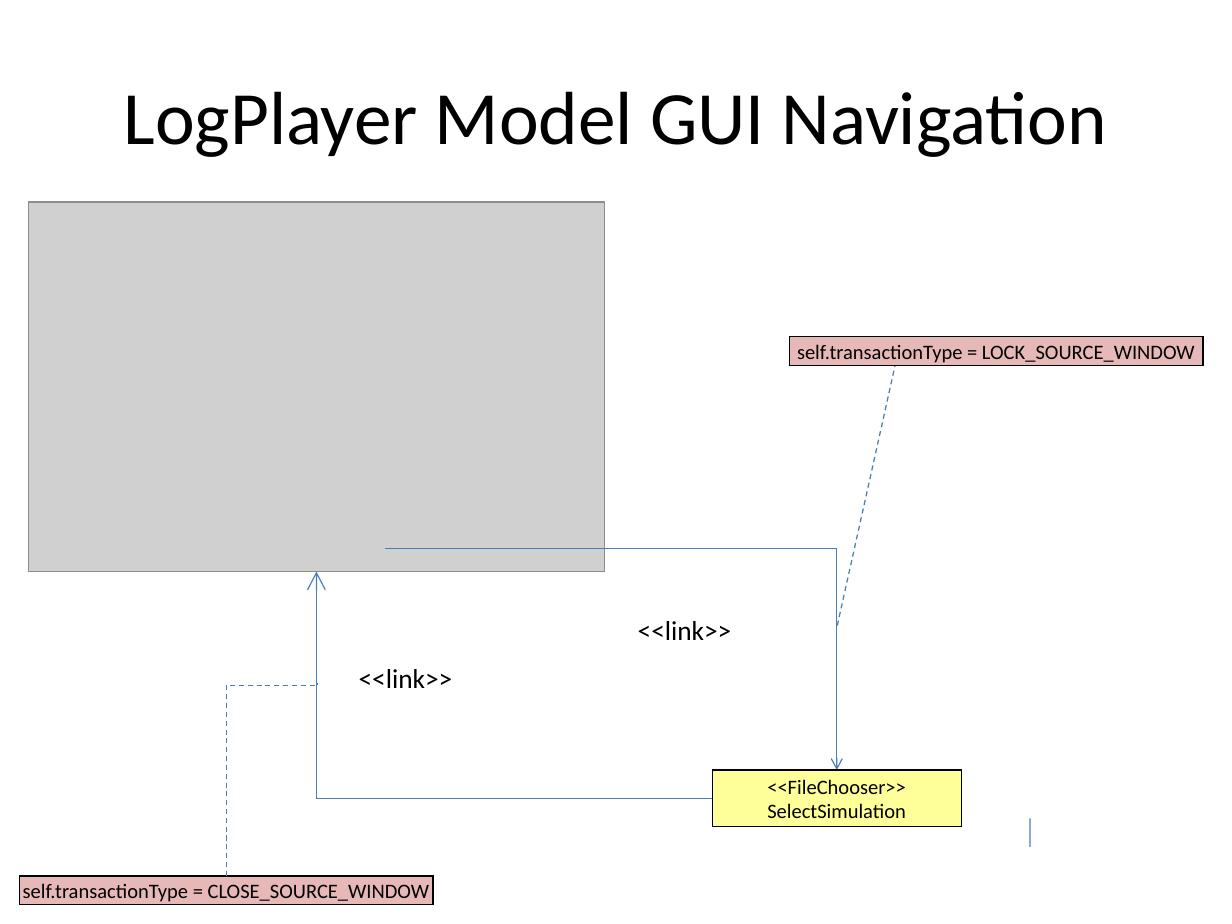
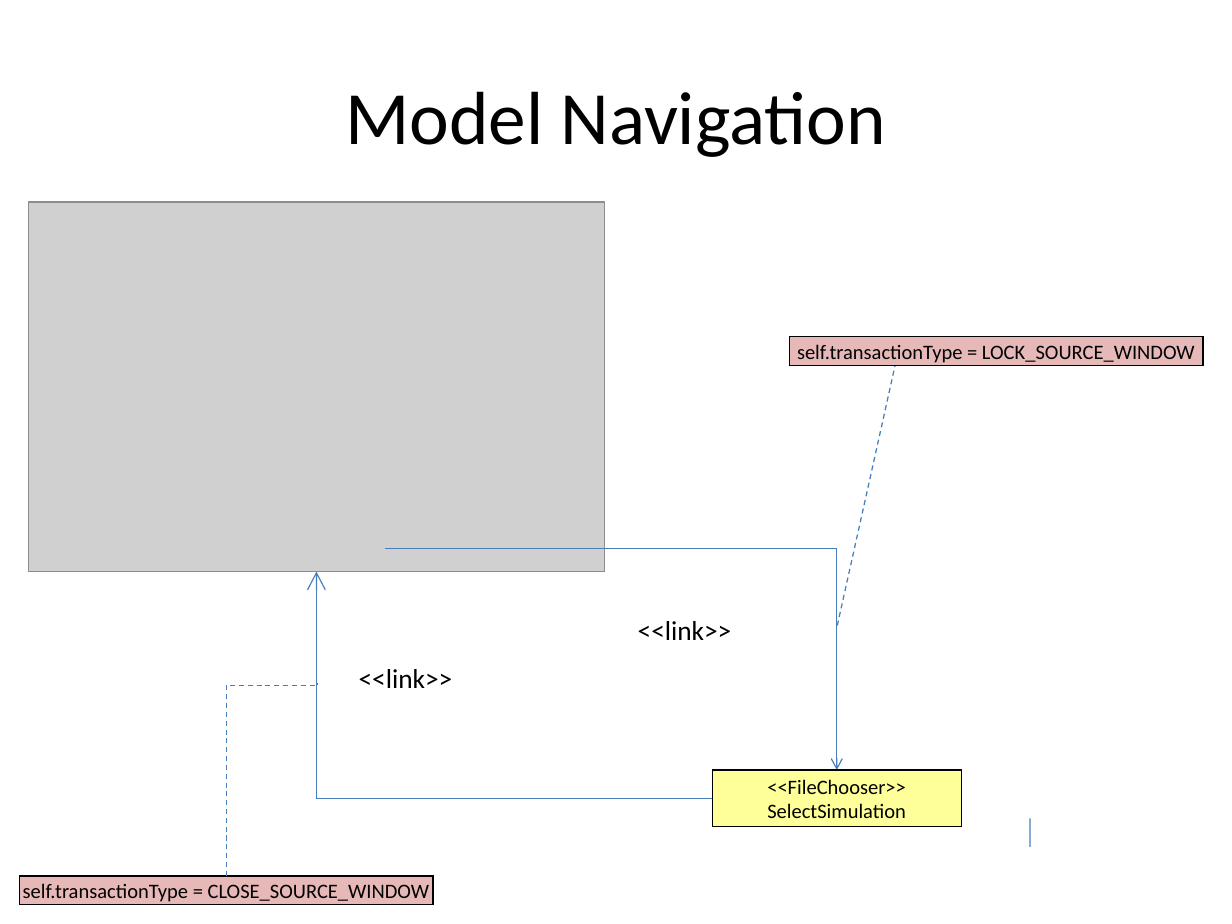
Before and after one commit to krishprince/rollerslam, a slide deck: slide 17 of docs/GUI/GUIModels.ppt. Drawn at 1232x924 pixels with LibreOffice and Linux fonts; fonts in the diff are those of the drawing; grey boxes stand for pictures. Boxes give left, top, right and bottom in pixels: in the first picture for what was removed or moved away, otherwise in the second. Text is boxed around its words. In the diff, an @@ line names an element or a change of style, - is before the commit and + after.

```diff
--- a/docs/GUI/GUIModels.ppt
+++ b/docs/GUI/GUIModels.ppt
@@ title at [345,91,886,157]: text changed @@
-LogPlayer Model GUI Navigation
+Model Navigation
```
Also in this commit, not shown: 18 other slides changed, 22 slides added.
